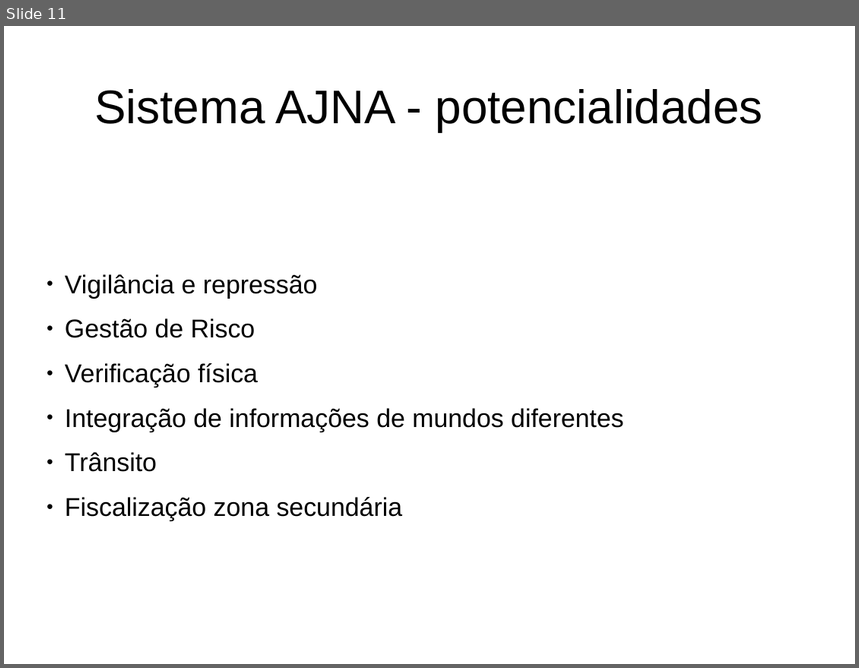
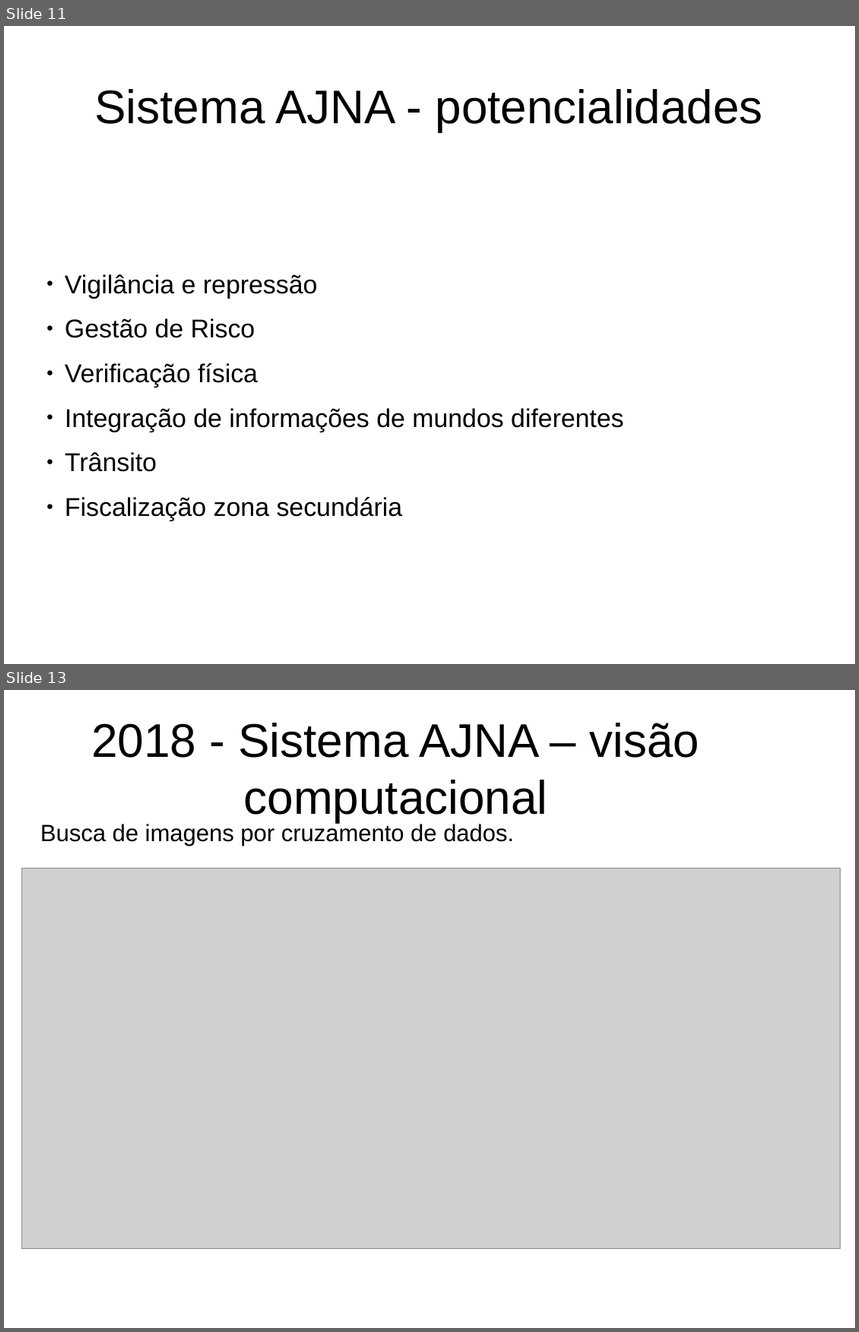
Before and after one commit to IvanBrasilico/ajna_docs, a slide deck: notebooks/Apresentacao201904(Gerencial).odp. Shown one above the other, each under a label of ours: slide 11 before the commit, slides 11 and 13 after it; the slides between them are not shown. The pictures are 859x668 and 859x1332 pixels, drawn with LibreOffice and Linux fonts; fonts in the diff are those of the drawing; grey boxes stand for pictures. Boxes give left, top, right and bottom in pixels: in the first picture for what was removed or moved away, otherwise in the second. Text is boxed around its words. In the diff, an @@ line names an element or a change of style, - is before the commit and + after.

```diff
--- a/notebooks/Apresentacao201904(Gerencial).odp
+++ b/notebooks/Apresentacao201904(Gerencial).odp
@@ slide 13 added at [4,690,855,1328], background #FFFFFF @@
@@ title added at [91,723,700,822], 44 pt, text #000000 @@
+2018 - Sistema AJNA – visão computacional
@@ subtitle added at [40,823,514,847], 22 pt, text #000000 @@
+Busca de imagens por cruzamento de dados.
@@ picture added at [22,869,842,1249] @@
```
Also in this commit, not shown: 3 other slides added, 1 other file.
